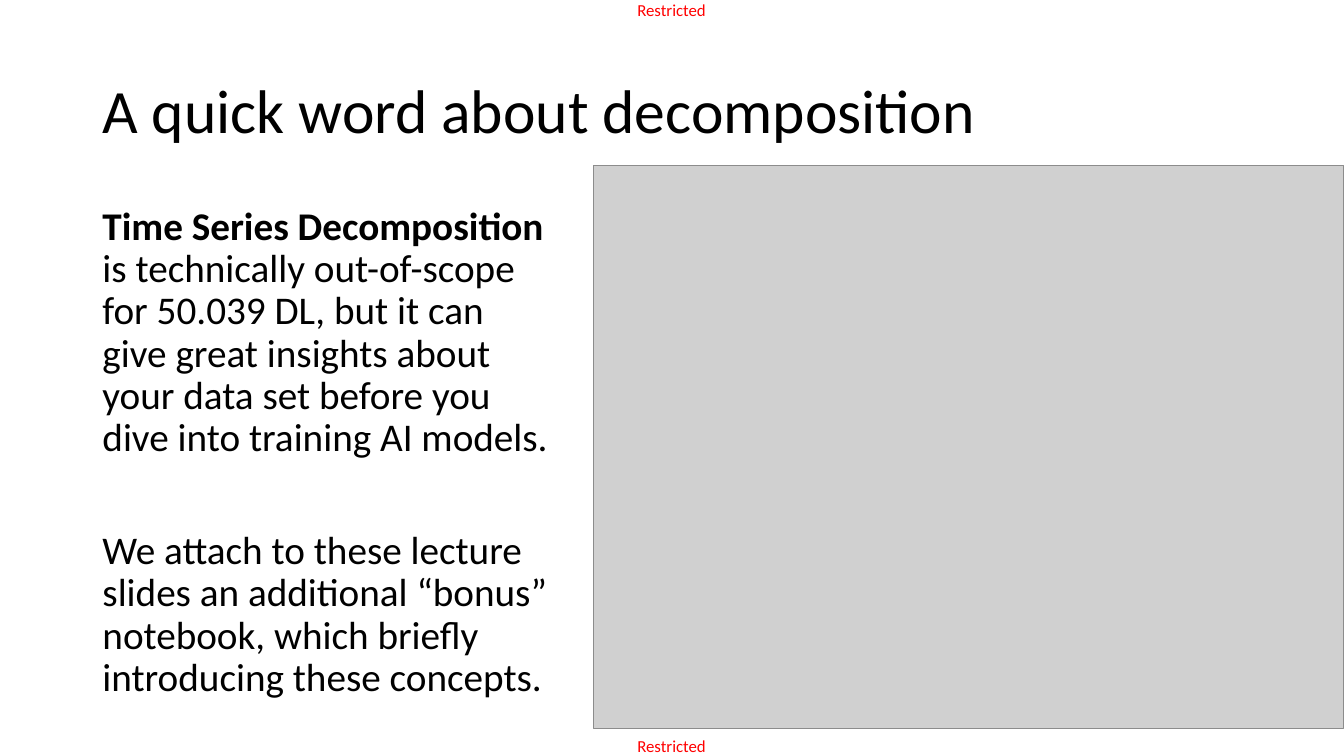
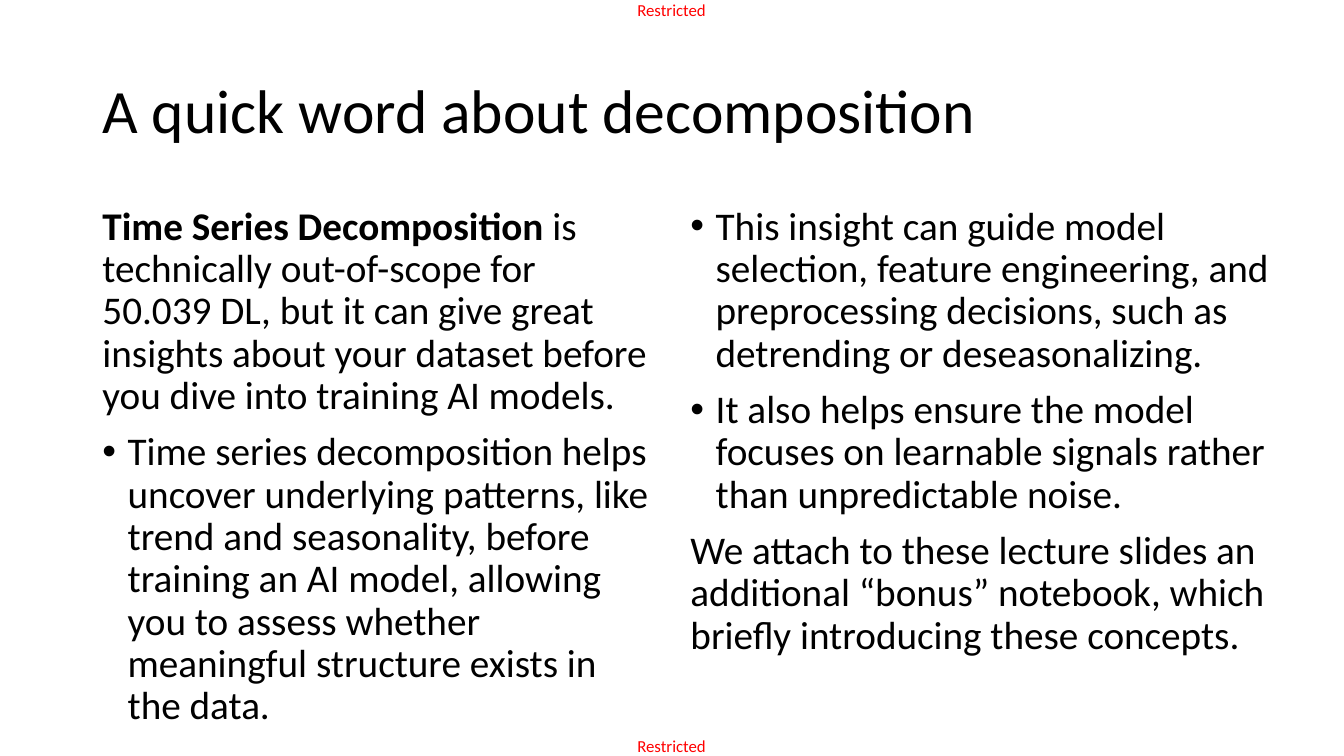
Before and after one commit to matthieudemari/SUTD_DL_50_039, a slide deck: slide 11 of W5/1. W5S1 final/W5S1.pptx. Drawn at 1344x756 pixels with LibreOffice and Linux fonts; fonts in the diff are those of the drawing; grey boxes stand for pictures. Boxes give left, top, right and bottom in pixels: in the first picture for what was removed or moved away, otherwise in the second. Text is boxed around its words. In the diff, an @@ line names an element or a change of style, - is before the commit and + after.

Commit message:
Added bonus notebook about time series decomposition.

```diff
--- a/W5/1. W5S1 final/W5S1.pptx
+++ b/W5/1. W5S1 final/W5S1.pptx
@@ picture removed at <box>594,165,1344,728</box> @@
@@ text at <box>102,212,648,720</box>: text changed @@
-Time Series Decomposition is technically out-of-scope for 50.039 DL, but it can give great insights about your data set before you dive into training AI models.
-We attach to these lecture slides an additional “bonus” notebook, which briefly introducing these concepts.
+Time Series Decomposition is technically out-of-scope for 50.039 DL, but it can give great insights about your dataset before you dive into training AI models.
+• Time series decomposition helps uncover underlying patterns, like trend and seasonality, before training an AI model, allowing you to assess whether meaningful structure exists in the data.
@@ text added at <box>690,212,1269,656</box>, 28 pt, text #000000 @@
+• This insight can guide model selection, feature engineering, and preprocessing decisions, such as detrending or deseasonalizing.
+• It also helps ensure the model focuses on learnable signals rather than unpredictable noise.
+We attach to these lecture slides an additional “bonus” notebook, which briefly introducing these concepts.
```
Also in this commit, not shown: 1 other file.
